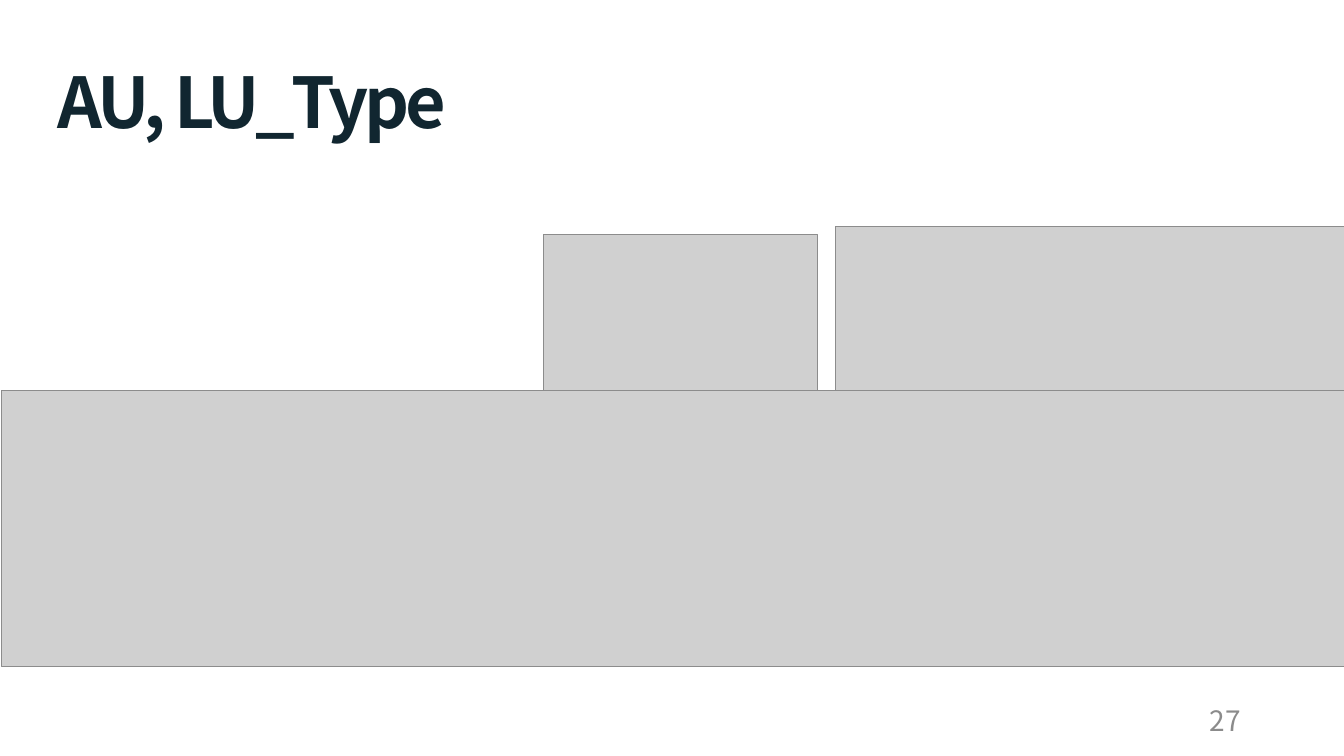
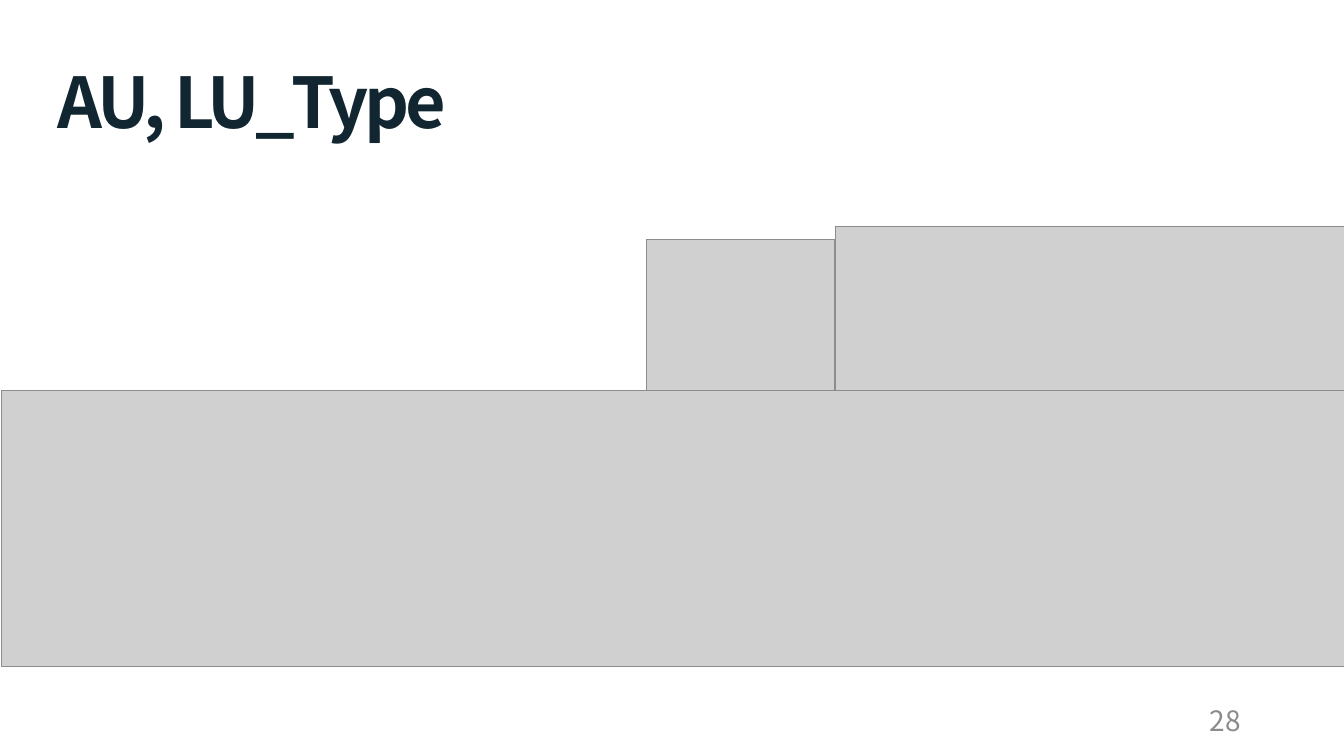
Before and after one commit to cong2738/my_RISC-V, a slide deck: slide 28 of Single Cycle RISC-V 발표_박호윤.pptx (slide 27 before the commit). Drawn at 1344x756 pixels with LibreOffice and Linux fonts; fonts in the diff are those of the drawing; grey boxes stand for pictures. Boxes give left, top, right and bottom in pixels: in the first picture for what was removed or moved away, otherwise in the second. Text is boxed around its words. In the diff, an @@ line names an element or a change of style, - is before the commit and + after.

```diff
--- a/Single Cycle RISC-V 발표_박호윤.pptx
+++ b/Single Cycle RISC-V 발표_박호윤.pptx
@@ picture: place and size @@
-picture at [544,235,819,390]
+picture at [647,239,836,390]
@@ page number at [1210,710,1241,731]: text changed @@
-27
+28
```
Also in this commit, not shown: 13 other slides changed, 1 slide added, 7 other files.
